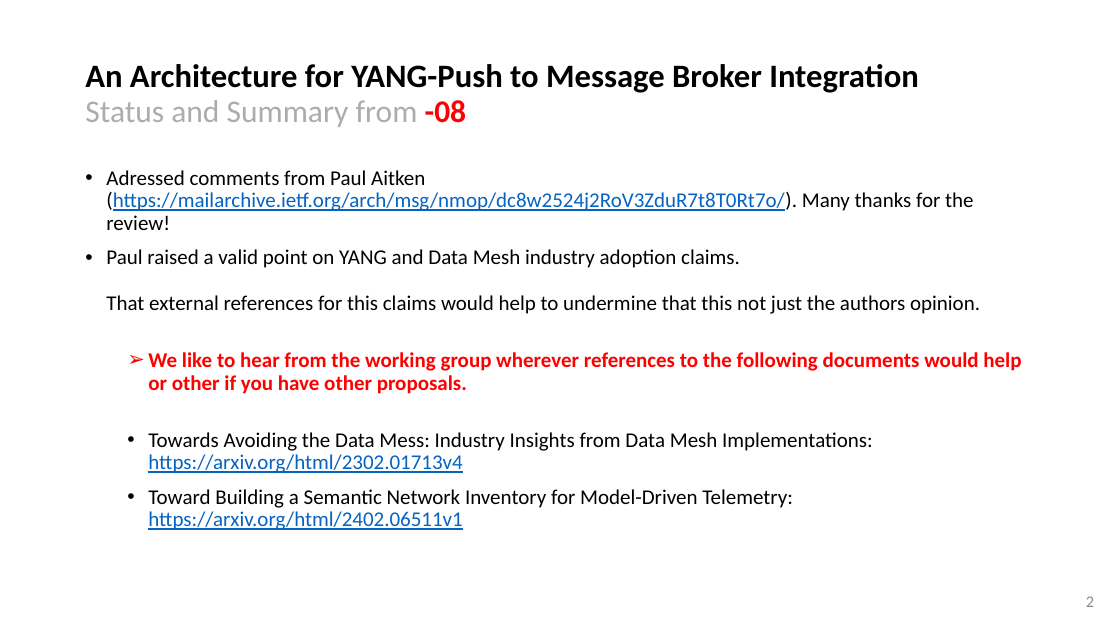
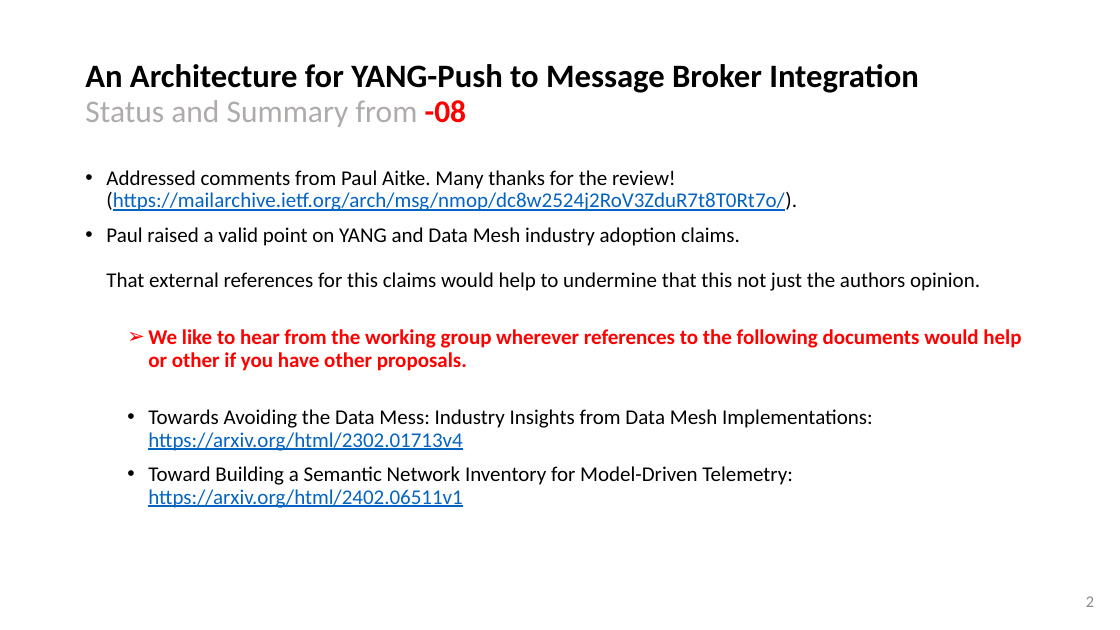
Before and after one commit to network-analytics/ietf-network-analytics-document-status, a slide deck: slide 2 of 124/NMOP/draft-ietf-nmop-yang-message-broker-integration-09.pptx. Drawn at 1120x630 pixels with LibreOffice and Linux fonts; fonts in the diff are those of the drawing. Boxes give left, top, right and bottom in pixels: in the first picture for what was removed or moved away, otherwise in the second. Text is boxed around its words. In the diff, an @@ line names an element or a change of style, - is before the commit and + after.

```diff
--- a/124/NMOP/draft-ietf-nmop-yang-message-broker-integration-09.pptx
+++ b/124/NMOP/draft-ietf-nmop-yang-message-broker-integration-09.pptx
@@ text at <box>106,170,797,211</box>: text changed @@
-• Adressed comments from Paul Aitken (https://mailarchive.ietf.org/arch/msg/nmop/dc8w2524j2RoV3ZduR7t8T0Rt7o/). Many thanks for the review!
+• Addressed comments from Paul Aitke. Many thanks for the review! (https://mailarchive.ietf.org/arch/msg/nmop/dc8w2524j2RoV3ZduR7t8T0Rt7o/).
```
Also in this commit, not shown: 2 other slides changed, 1 slide added, 12 other files.
